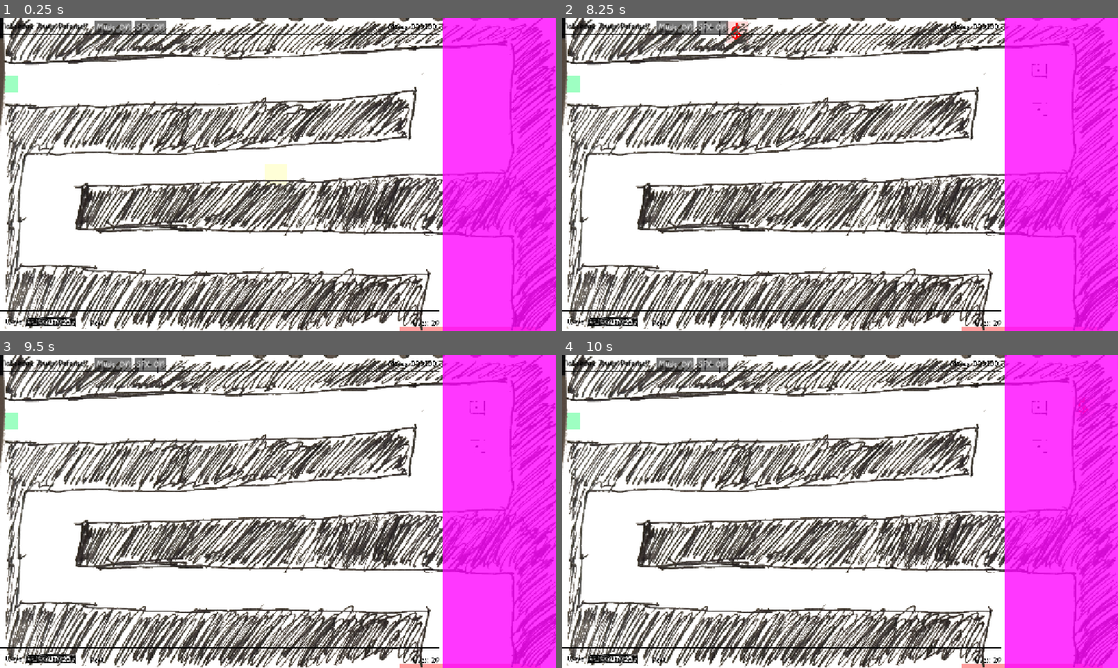
Above: before the commit, frames 1-4 (two rows, left to right).
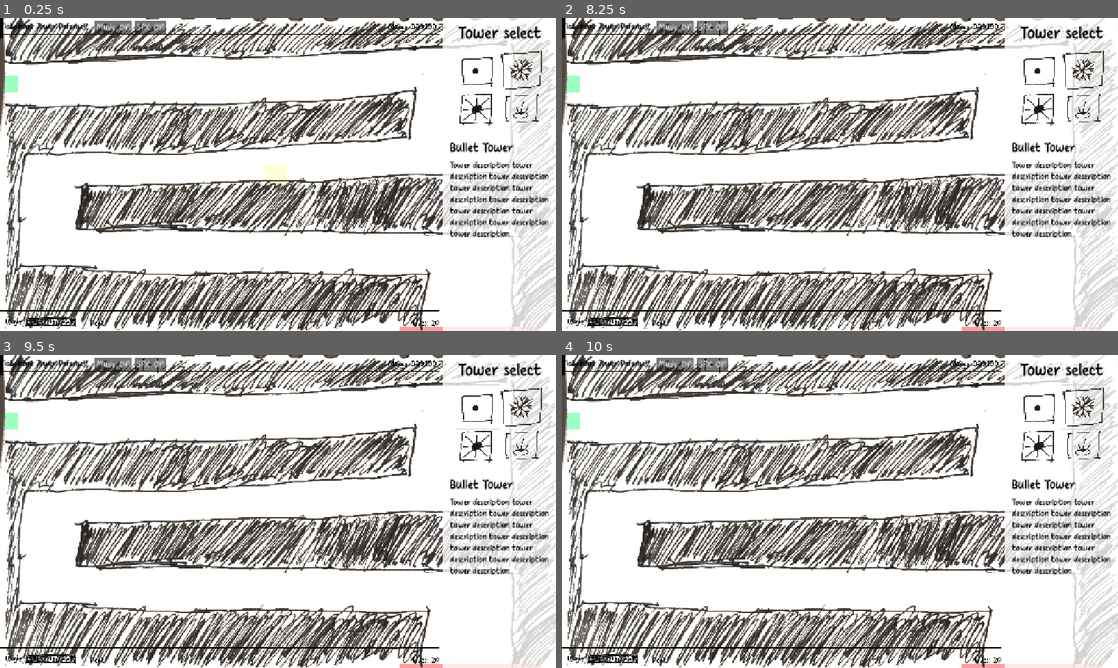
Above: after the commit, the same moments.

Repository: OzuYatamutsu/notebook-tower-defense
Game: Godot game, scene res://levels/level_cools.tscn
Same seed, same stepped clock (60 frames per second), same inputs: the game is played once before the commit and once after it. This scene is started directly instead of the project's main scene.
Inputs (mouse positions are in pixels of both pictures, inside the frame that each line leads up to):
- Up to frame 1 (0.25 s): no input
- Up to frame 2 (8.25 s): click (1040, 71) at 0.52 s; click (1084, 71) at 1.27 s; click (1040, 108) at 2.02 s; click (1084, 108) at 2.77 s; click "SFX: ON" at 3.5 s; click "SFX: ON" at 4.25 s; click (1040, 71) at 5.02 s; click (1084, 71) at 5.77 s; click (1040, 108) at 6.52 s; click (1084, 108) at 7.27 s; click "SFX: ON" at 8 s
- Up to frame 3 (9.5 s): click (478, 408) at 8.77 s
- Up to frame 4 (10 s): click (1084, 408) at 9.52 s

The runs differ from the first frame. In frame 1, 20% of the frame differs, in the area x 79-100%, y 0-100%; in frame 2, 21%, in the area x 29-100%, y 0-100%; in frame 3, 20%; in frame 4, 20%.
Error in both runs: Cannot call method 'get_child' on a null value. (res://components/tower_info_and_buy_panel.gd:18)

Commit message:
More work on new tower panel

Diff:
--- a/components/TowerInfoAndBuyPanel.tscn
+++ b/components/TowerInfoAndBuyPanel.tscn
@@ -1,6 +1,11 @@
-[gd_scene load_steps=2 format=3 uid="uid://un38oy2verh5"]
+[gd_scene load_steps=7 format=3 uid="uid://un38oy2verh5"]
 
 [ext_resource type="Script" uid="uid://byqgp13hiwix1" path="res://components/tower_info_and_buy_panel.gd" id="1_bgonm"]
+[ext_resource type="Theme" uid="uid://dym7h64funxyg" path="res://components/UIDefault.tres" id="2_vr3bv"]
+[ext_resource type="Texture2D" uid="uid://cpu0cotgutjwu" path="res://sprites/bullet_tower.png" id="3_ufyar"]
+[ext_resource type="Texture2D" uid="uid://c4dkvwmi2ruas" path="res://sprites/slow_tower.png" id="4_opbea"]
+[ext_resource type="Texture2D" uid="uid://g87h1qmpfpbw" path="res://sprites/laser_tower.png" id="5_klabk"]
+[ext_resource type="Texture2D" uid="uid://cxaf3su3dtsko" path="res://sprites/spike_tower.png" id="6_b0dq2"]
 
 [node name="TowerInfoAndBuyPanel" type="Control" groups=["tower_info_and_buy_panel"]]
 layout_mode = 3
@@ -19,4 +24,87 @@
 offset_left = -260.0
 offset_bottom = 720.0
 grow_horizontal = 0
-color = Color(1, 0, 1, 0.784314)
+color = Color(1, 1, 1, 0.784314)
+
+[node name="TowerSelectLabel" type="Label" parent="."]
+layout_mode = 1
+anchors_preset = 1
+anchor_left = 1.0
+anchor_right = 1.0
+offset_left = -260.0
+offset_bottom = 66.0
+grow_horizontal = 0
+theme = ExtResource("2_vr3bv")
+theme_override_colors/font_color = Color(0, 0, 0, 1)
+theme_override_font_sizes/font_size = 40
+text = "Tower select"
+horizontal_alignment = 1
+vertical_alignment = 1
+
+[node name="TowerSelectRow1" type="HBoxContainer" parent="."]
+layout_mode = 0
+offset_left = 1047.0
+offset_top = 68.0
+offset_right = 2067.0
+offset_bottom = 576.0
+scale = Vector2(0.2, 0.2)
+
+[node name="BulletTowerButton" type="Button" parent="TowerSelectRow1"]
+layout_mode = 2
+icon = ExtResource("3_ufyar")
+flat = true
+
+[node name="SlowTowerButton" type="Button" parent="TowerSelectRow1"]
+layout_mode = 2
+icon = ExtResource("4_opbea")
+flat = true
+
+[node name="TowerSelectRow2" type="HBoxContainer" parent="."]
+layout_mode = 0
+offset_left = 1048.0
+offset_top = 157.0
+offset_right = 2068.0
+offset_bottom = 665.0
+scale = Vector2(0.2, 0.2)
+
+[node name="LaserTowerButton" type="Button" parent="TowerSelectRow2"]
+layout_mode = 2
+icon = ExtResource("5_klabk")
+flat = true
+
+[node name="SpikeTowerButton" type="Button" parent="TowerSelectRow2"]
+layout_mode = 2
+icon = ExtResource("6_b0dq2")
+flat = true
+
+[node name="SelectedTowerLabel" type="Label" parent="."]
+layout_mode = 1
+anchors_preset = 1
+anchor_left = 1.0
+anchor_right = 1.0
+offset_left = -245.0
+offset_top = 264.0
+offset_right = -95.0
+offset_bottom = 330.0
+grow_horizontal = 0
+theme = ExtResource("2_vr3bv")
+theme_override_colors/font_color = Color(0, 0, 0, 1)
+theme_override_font_sizes/font_size = 30
+text = "Bullet Tower"
+vertical_alignment = 1
+
+[node name="SelectedTowerDescription" type="Label" parent="."]
+layout_mode = 1
+anchors_preset = 1
+anchor_left = 1.0
+anchor_right = 1.0
+offset_left = -245.0
+offset_top = 326.0
+offset_right = -11.0
+offset_bottom = 569.0
+grow_horizontal = 0
+theme = ExtResource("2_vr3bv")
+theme_override_colors/font_color = Color(0, 0, 0, 1)
+theme_override_font_sizes/font_size = 20
+text = "Tower description tower description tower description tower description tower description tower description tower description tower description tower description tower description "
+autowrap_mode = 3
